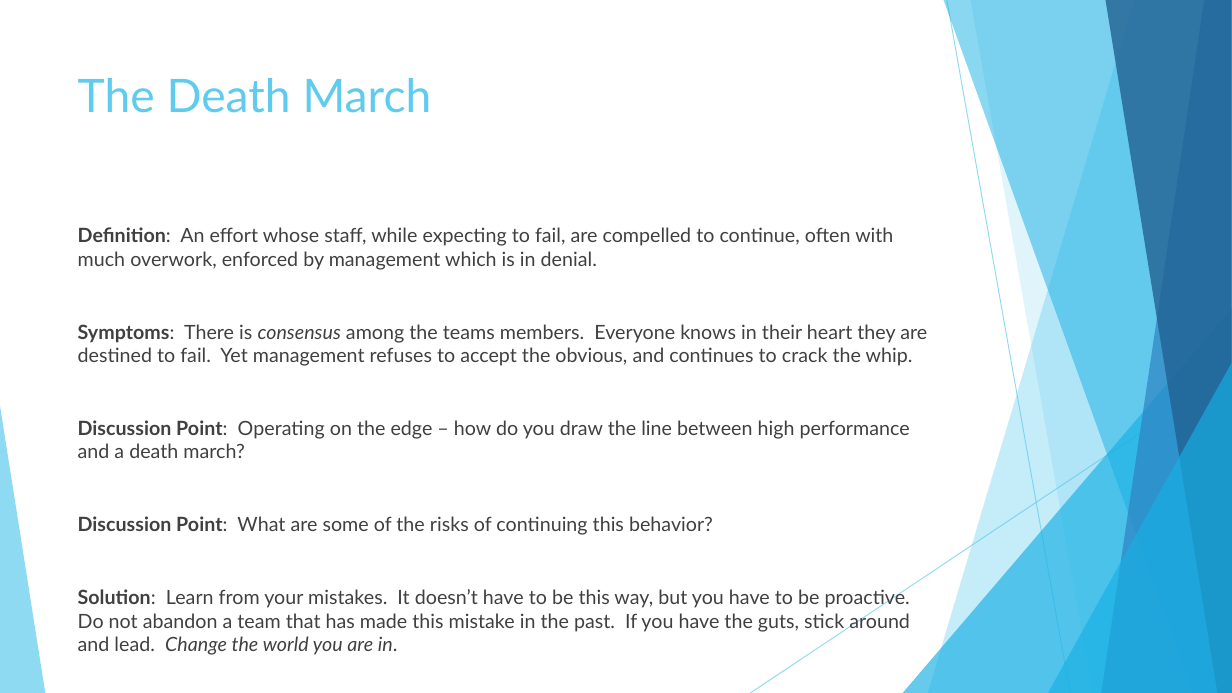
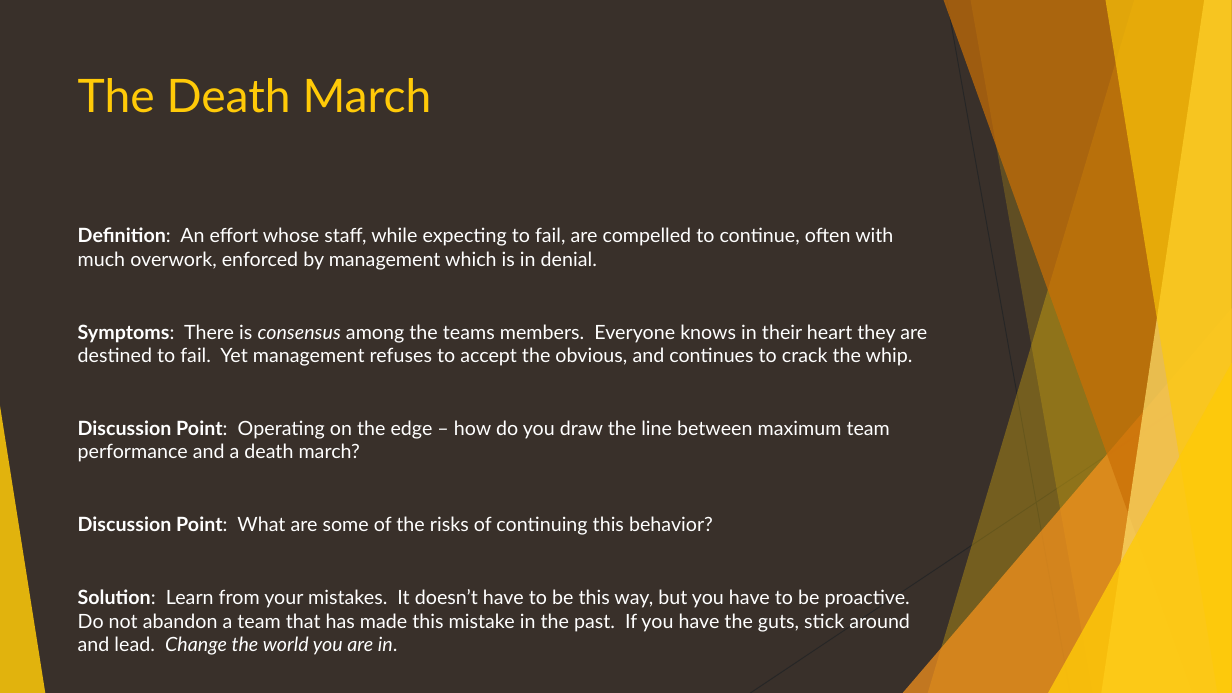
Before and after one commit to ericburcham/anti-patterns, a slide deck: slide 12 of anti-patterns.pptx. Drawn at 1232x693 pixels with LibreOffice and Linux fonts; fonts in the diff are those of the drawing. Boxes give left, top, right and bottom in pixels: in the first picture for what was removed or moved away, otherwise in the second. Text is boxed around its words. In the diff, an @@ line names an element or a change of style, - is before the commit and + after.

Commit message:
update presentation look and some of the wording

```diff
--- a/anti-patterns.pptx
+++ b/anti-patterns.pptx
@@ background #FFFFFF to #39302A @@
@@ freeform shape at [928,0,1232,693]: fill #5FCBEF at 36% opacity to #FFCA08 at 30% opacity @@
@@ freeform shape at [944,0,1232,693]: fill #17B0E4 at 50% opacity to #CA6F06 at 70% opacity @@
@@ line (947, 0) - (1070, 693): stroke #5FCBEF 0.75 pt to #262626 0.75 pt @@
@@ freeform shape at [970,0,1232,693]: fill #5FCBEF at 20% opacity to #FFCA08 at 20% opacity @@
@@ freeform shape at [1102,0,1232,693]: fill #2E83C3 at 70% opacity to #FFDF6B at 70% opacity @@
@@ freeform shape at [1105,0,1232,693]: fill #226292 at 80% opacity to #FFCA08 at 65% opacity @@
@@ title "The Death March" at [78,78,432,113]: text colour #5FCBEF to #FFCA08 @@
@@ text at [78,227,927,655]: text colour #404040 to #FFFFFF in "Definition: An effort whose staff, while expecting ...", "Symptoms: There is consensus among the teams ...", "Discussion Point: What are some of the ...", "Solution: Learn from your mistakes. It doesn’t ..." @@
@@ triangle at [903,308,1232,693]: fill #17B0E4 at 66% opacity to #F8931D at 72% opacity @@
@@ line (1232, 372) - (750, 693): stroke #5FCBEF 0.75 pt to #262626 0.75 pt @@
@@ triangle at [1048,363,1232,693]: fill #17B0E4 at 66% opacity to #FFCA08 at 80% opacity @@
@@ triangle at [0,406,45,693]: fill #5FCBEF at 70% opacity to #FFCA08 at 85% opacity @@
@@ text at [78,420,890,462]: text changed; text colour #404040 to #FFFFFF @@
-Discussion Point: Operating on the edge – how do you draw the line between high performance and a death march?
+Discussion Point: Operating on the edge – how do you draw the line between maximum team performance and a death march?
```
Also in this commit, not shown: 35 other slides changed.
